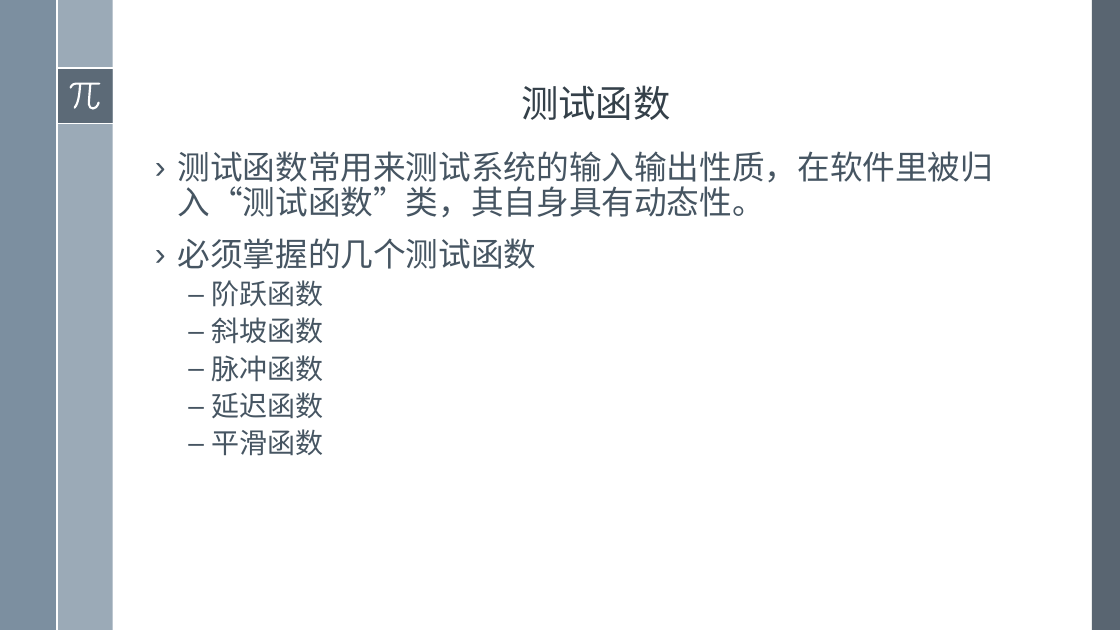
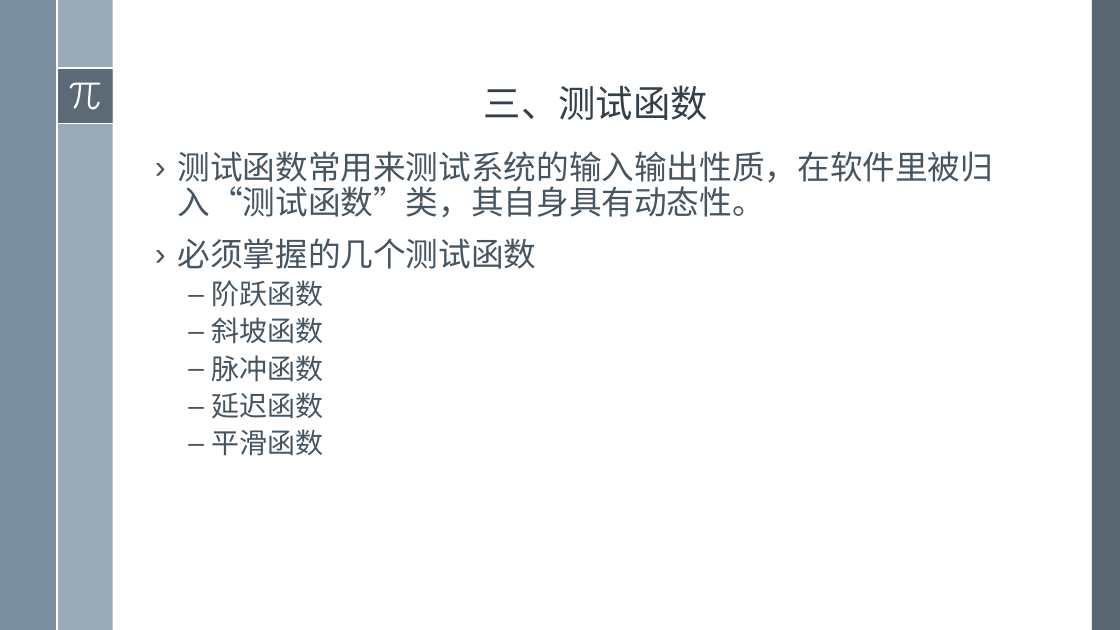
Before and after one commit to exoplanetX/SystemDynamics, a slide deck: slide 10 of 2019系统仿真-4-动态函数.pptx. Drawn at 1120x630 pixels with LibreOffice and Linux fonts; fonts in the diff are those of the drawing. Boxes give left, top, right and bottom in pixels: in the first picture for what was removed or moved away, otherwise in the second. Text is boxed around its words. In the diff, an @@ line names an element or a change of style, - is before the commit and + after.

```diff
--- a/2019系统仿真-4-动态函数.pptx
+++ b/2019系统仿真-4-动态函数.pptx
@@ title at [484,85,708,120]: text changed @@
-测试函数
+三、测试函数
```
Also in this commit, not shown: 9 other slides changed, 2 slides removed.
